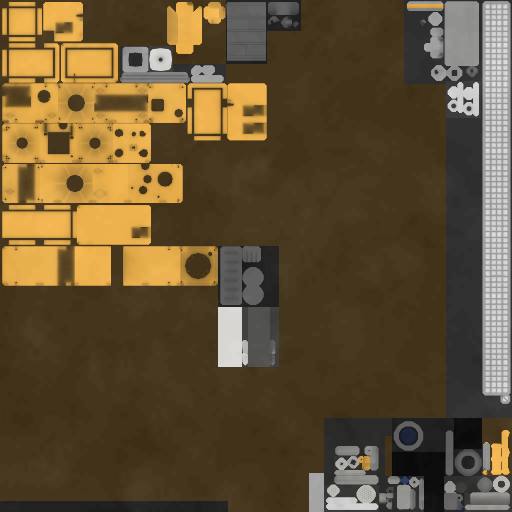
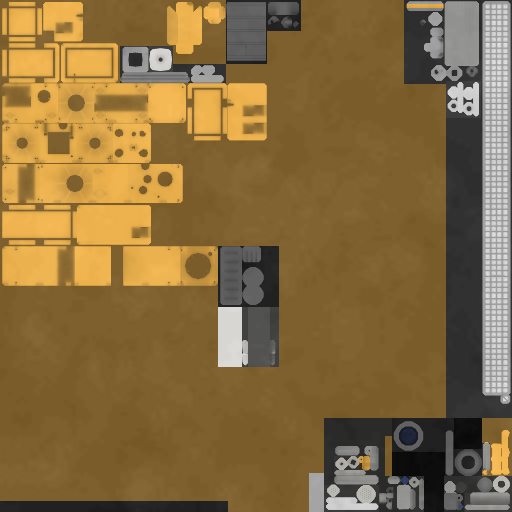
The second 512×512 image is a revision of the first. Changes to its layers:
"AO": opacity 75% → 100%, painted on it, masked it over [0,0,512,512]
